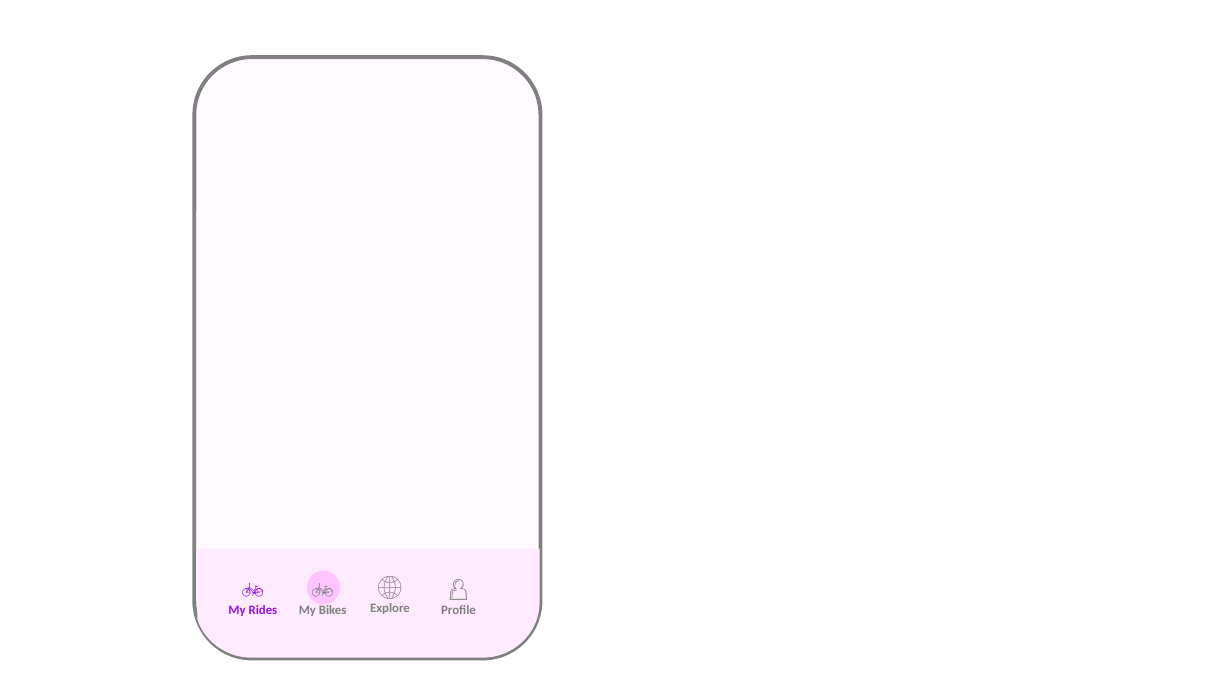
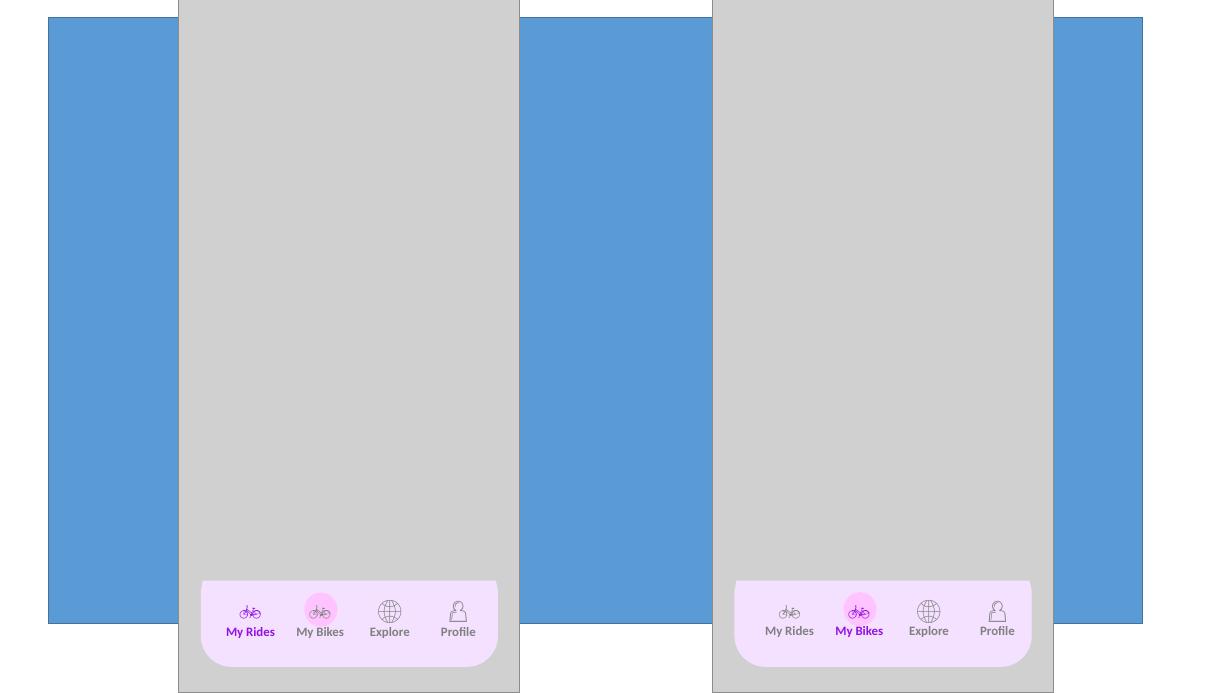
Before and after one commit to anodiamadmin/Micro2Move, a slide deck: slide 2 of RefDocs/RoughWireframeScreens.pptx (slide 1 before the commit). Drawn at 1232x693 pixels with LibreOffice and Linux fonts; fonts in the diff are those of the drawing; grey boxes stand for pictures. Boxes give left, top, right and bottom in pixels: in the first picture for what was removed or moved away, otherwise in the second. Text is boxed around its words. In the diff, an @@ line names an element or a change of style, - is before the commit and + after.

Commit message:
cmt

```diff
--- a/RefDocs/RoughWireframeScreens.pptx
+++ b/RefDocs/RoughWireframeScreens.pptx
@@ rectangle added at [49,18,1143,624], fill #5B9BD5, outline #43739E 1 pt @@
@@ picture added at [178,0,519,693] @@
@@ rounded rectangle removed at [194,57,541,659] @@
@@ freeform shape: place and size @@
-freeform shape at [198,549,540,658]
+freeform shape at [201,580,498,666]
@@ freeform shape at [201,580,498,666]: fill #FFEBFF to #F4E1FF @@
@@ text "🚲 My Rides": place and size @@
-text "🚲 My Rides" at [228,605,278,616]
+text "🚲 My Rides" at [226,627,275,638]
@@ ellipse: place and size @@
-ellipse at [307,571,340,605]
+ellipse at [304,592,337,627]
@@ 3 texts: place and size @@
-3 texts at [299,603,476,616]
+3 texts at [296,627,476,638]
@@ group added at [713,0,1054,693]: 4 texts, 1 picture, 1 freeform shape, 1 ellipse @@
+🚲
+My Rides
+🌐
+Explore
+👤
+Profile
+🚲
+My Bikes
```
Also in this commit, not shown: 3 slides added.
